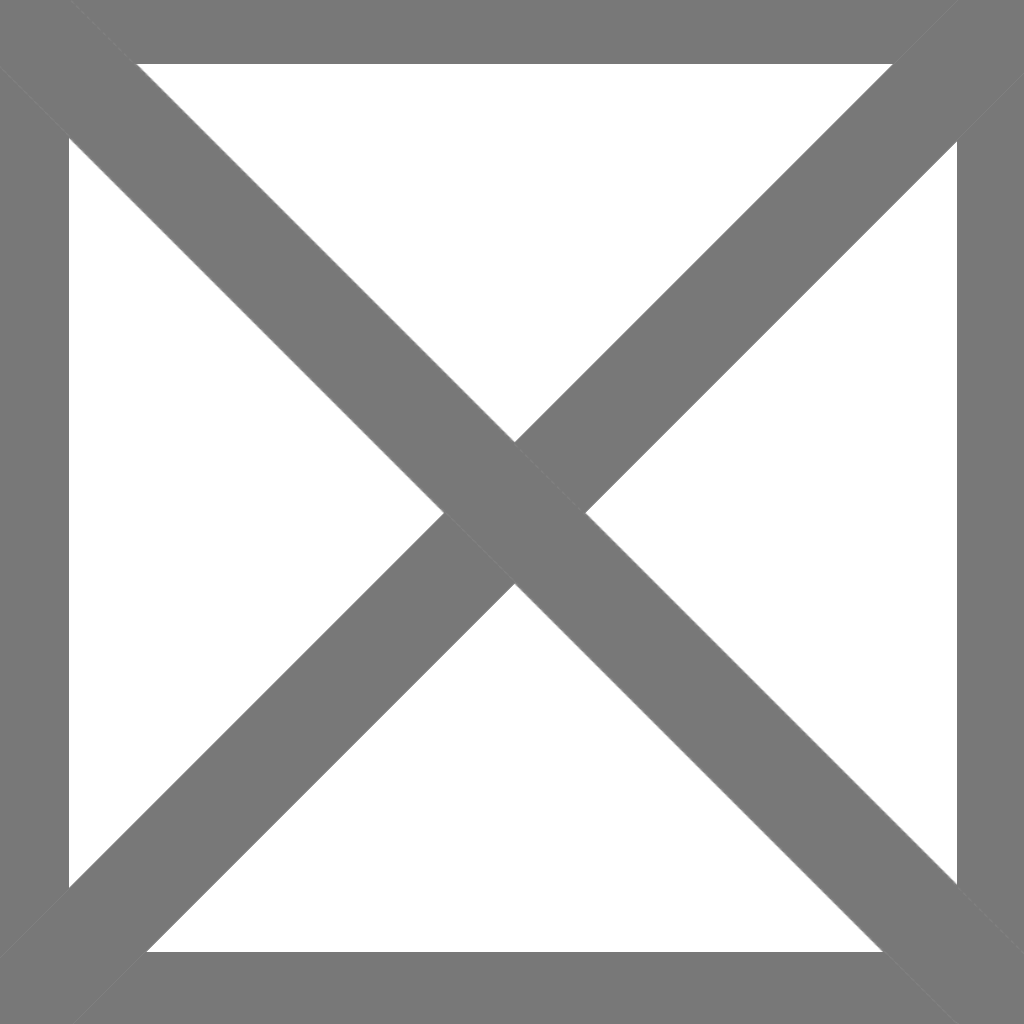
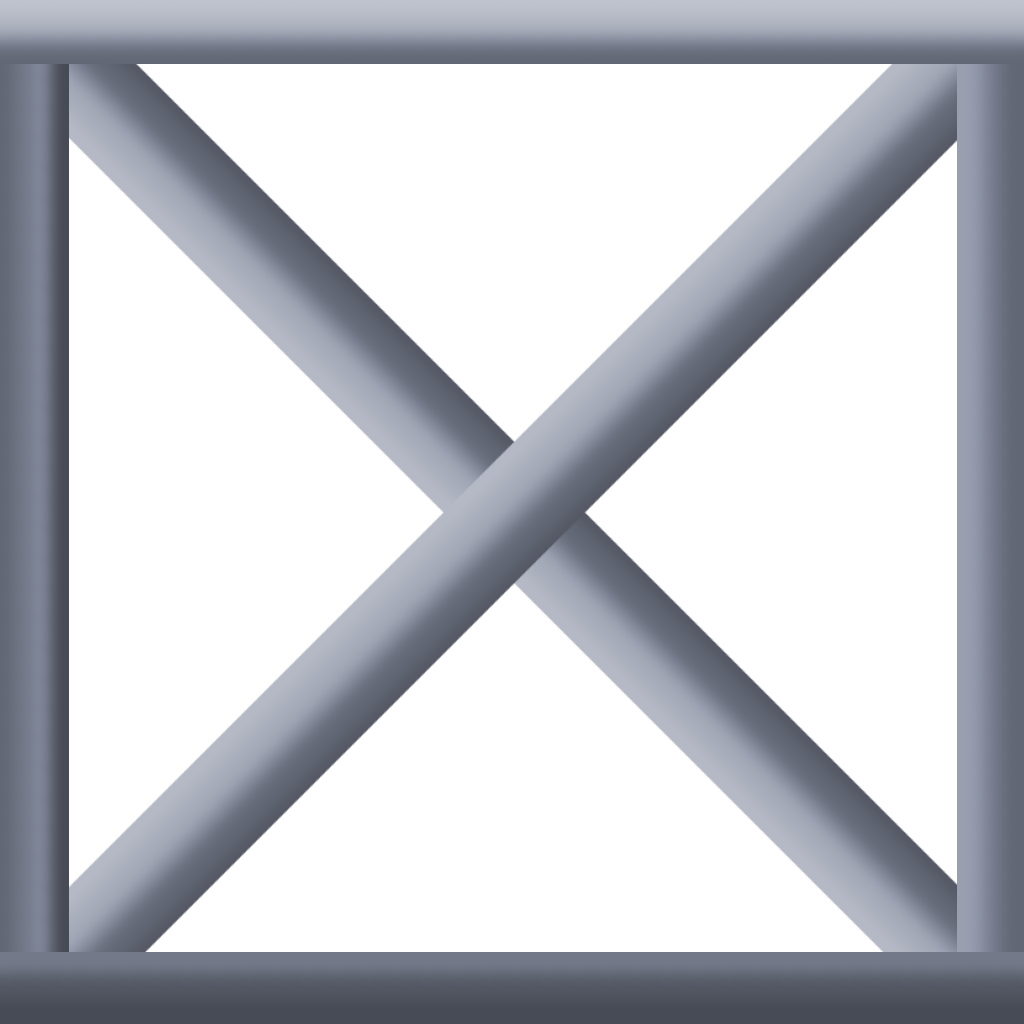
Layer changes from the first 1024x1024 image to the second:
removed layer "Copy of Paint Layer 1" (1st of 3) over [0, 0, 1024, 1024]
removed layer "Copy of Paint Layer 1" (2nd of 3) over [0, 0, 1024, 1024]
removed layer "Copy of Paint Layer 1 Merged" over [0, 0, 1024, 1024]
removed layer "Copy of Paint Layer 1" (3rd of 3) over [924, 0, 1024, 1024]
removed layer "Paint Layer 1" over [0, 0, 128, 1024]
added group "Rail Top and Bottom" with 2 layers above "Rail Right Side" over [0, 0, 1024, 1024]
added layer "Rail Top and Bottom Shading" in group "Rail Top and Bottom" over [0, 0, 1024, 1024]
added layer "Rail Top and Bottom Base" in group "Rail Top and Bottom" over [0, 0, 1024, 1024]
added group "Rail Right Side" with 2 layers above "Rail Left Side" over [768, 0, 1024, 1024]
added layer "Rail Right Side Shading" in group "Rail Right Side" over [768, 0, 1024, 1024]
added layer "Rail Right Side Base" in group "Rail Right Side" over [896, 0, 1024, 1024]
added group "Rail Left Side" with 2 layers above "Rail Diagonal 1" over [0, 0, 256, 1024]
added layer "Rail Left Side Shading" in group "Rail Left Side" over [0, 0, 256, 1024]
added layer "Rail Left Side Base" in group "Rail Left Side" over [0, 0, 128, 1024]
added group "Rail Diagonal 1" with 2 layers above "Rail Diagonal 2" over [0, 0, 1024, 1024]
added layer "Rail Diagonal 1 Shading" in group "Rail Diagonal 1" over [0, 0, 1024, 1024]
added layer "Rail Diagonal 1 Base" in group "Rail Diagonal 1" over [0, 0, 1024, 1024]
added group "Rail Diagonal 2" with 2 layers above "Background" over [0, 0, 1024, 1024]
added layer "Rail Diagonal 2 Shading" in group "Rail Diagonal 2" over [0, 0, 1024, 1024]
added layer "Rail Diagonal 2 Base" in group "Rail Diagonal 2" over [0, 0, 1024, 1024]
